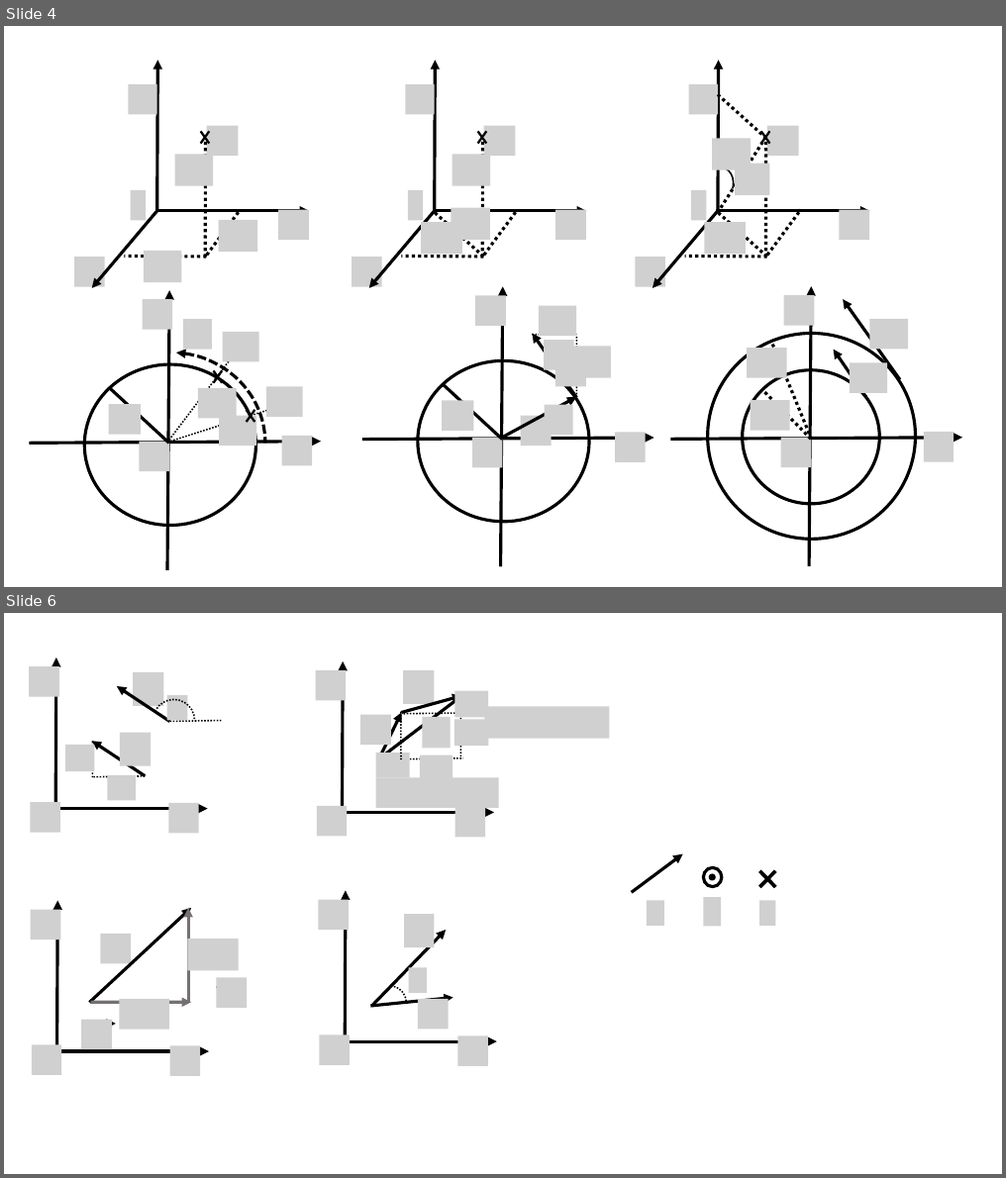
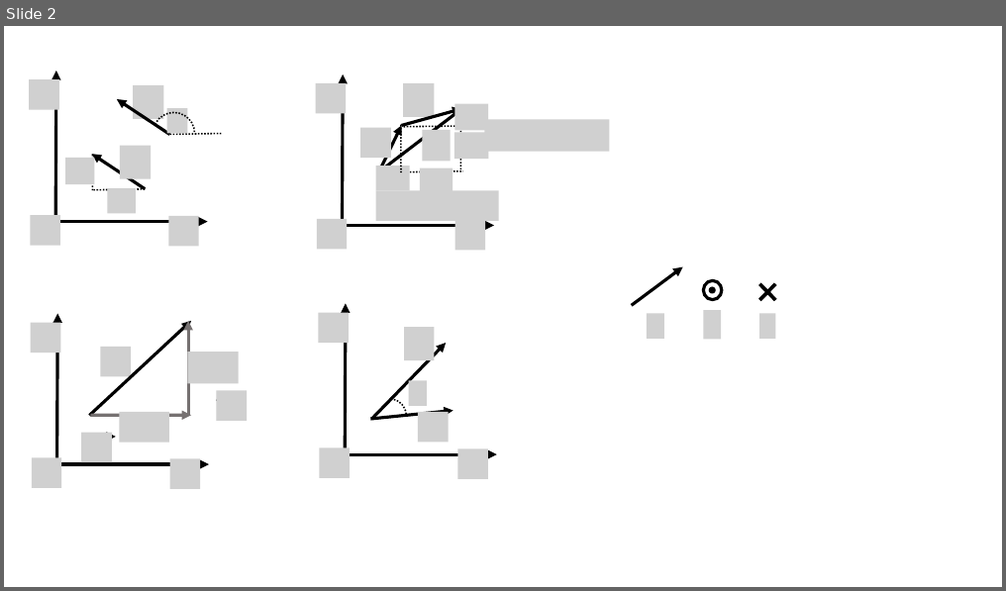
Before and after one commit to OSTP/PhysicsArtofModelling, a slide deck: tex/figures/Figures.pptx. Shown one above the other, each under a label of ours: slides 4 and 6 before the commit, slide 2 after it; the slides between them are not shown. The pictures are 1006x1178 and 1006x591 pixels, drawn with LibreOffice and Linux fonts; fonts in the diff are those of the drawing; grey boxes stand for pictures. Boxes give left, top, right and bottom in pixels: in the first picture for what was removed or moved away, otherwise in the second. Text is boxed around its words. In the diff, an @@ line names an element or a change of style, - is before the commit and + after.

```diff
--- a/tex/figures/Figures.pptx
+++ b/tex/figures/Figures.pptx
@@ slide 4 removed at (4,26,1002,587), background #FFFFFF @@
@@ group removed at (74,60,870,288): 24 pictures, 13 lines, 9 arrows, 3 crosses, 3 arc (boxed as its full ellipse)s @@
@@ group removed at (671,286,963,567): 7 pictures, 4 arrows, 2 ellipses, 2 lines @@
@@ group removed at (362,286,654,568): 10 pictures, 4 arrows, 3 lines, 1 ellipse @@
@@ group removed at (30,290,321,571): 9 pictures, 3 lines, 2 arrows, 2 crosses, 1 ellipse, 1 arc (boxed as its full ellipse) @@
@@ what was slide 6 is now slide 2 @@
```
Also in this commit, not shown: 1 slide changed, 8 other slides removed, 6 other files.
